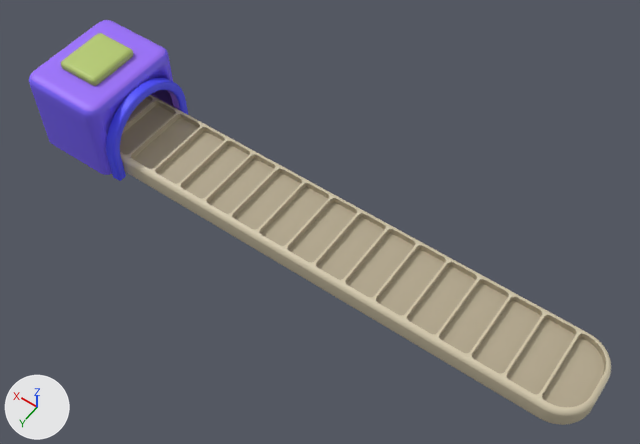
What one commit did to the FBX model LegoDash/Assets/_ART/Assets/FBX/Slot.fbx.
Rendered twice from a 50 mm lens placed at (-8.27, 13.63, 22.53), pointed at (1.38, 0.12, 1.3). Every picture has the same lights, and +X, +Y and +Z are marked at lower left. Where no turn or scale is listed for an object, it has been applied to the vertices.

The first picture shows 'Slot1', 'Slot2.001'.
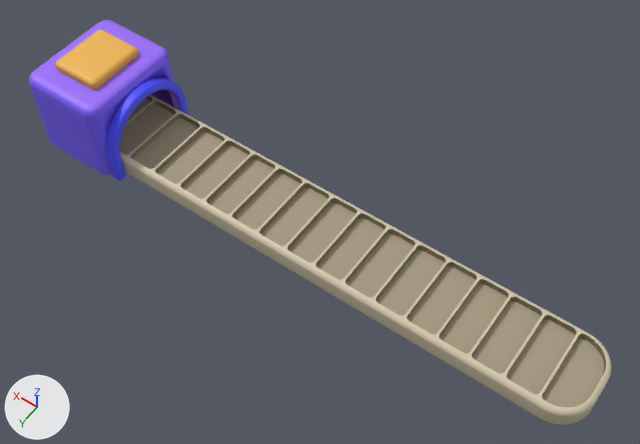
Changed parts and their boxes [x1, y1, x2, y2] in the pictures (640 x 444 px; the box of a moved part takes in the faces that stretch with it):
part 1 of me_cube_039, moved or reshaped: before [61, 33, 133, 86]; after [55, 29, 139, 90]
part 2 of me_plane_012, surface changed: [120, 96, 606, 407] in both

Edits to the bpy script that builds the scene:
```text
Change me_plane_012:
    where me_plane_012.from_pydata(...)  # 3914 vertices, 3218 faces; spans x -8.0..11.7, y -1.4..1.4, z 0.0..0.8
    used by ob_slot2_001; location = (0.0, 0.0, 0.0)
    me_plane_012 part 2: texture (UV) coordinates of 818 of 3218 faces, centred in x -7.8..11.6, y -1.3..1.3, z 0.6..0.7, changed; they spanned u 0.58..0.58, v 0.66..0.66 and now span u 0.58..0.58, v 0.65..0.66
Change me_cube_039:
    where me_cube_039.from_pydata(...)  # 1276 vertices, 1237 faces; spans x 8.39..11.87, y -1.9..1.9, z -0.01..3.27
    used by ob_slot1; location = (0.0, 0.0, 0.0)
    me_cube_039 part 1: the loose piece of 384 vertices spanning x 9.55..11.12, y -0.94..0.94, z 2.91..3.27 is scaled about its middle by 1.14
```
